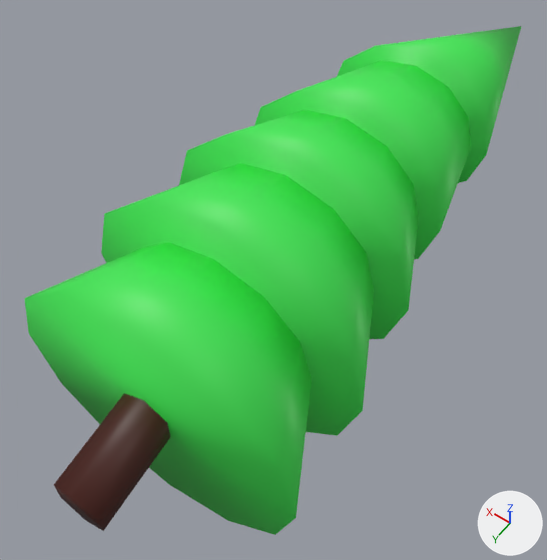
Before and after pictures for a commit that changed the FBX model Learn-DOTS-City-Builder/Assets/3DModels/Trees/Tree_02.fbx.
Both versions are drawn from a 50 mm camera at (-4.187, 0.074, -0.548) aimed at (-3.968, -0.232, -1.029). The axes (+X, +Y, +Z) are drawn at lower right. The lights are the same throughout. The older version comes first. Where no turn or scale is listed for an object, it has been applied to the vertices.

The first picture shows 'Tree_02'.
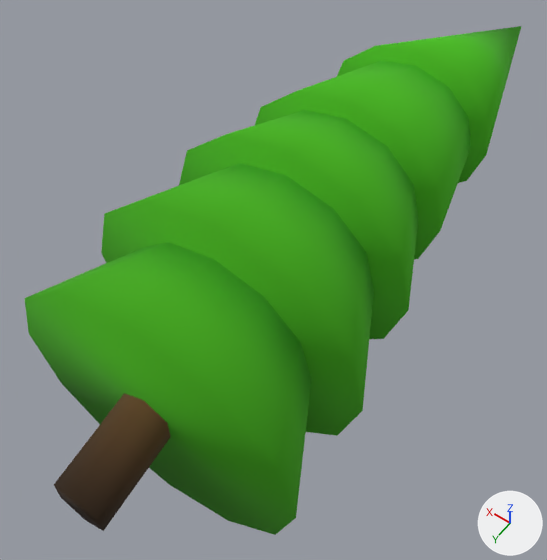
Patch to the scene script:
```diff
--- a/Learn-DOTS-City-Builder/Assets/3DModels/Trees/Tree_02.fbx.py
+++ b/Learn-DOTS-City-Builder/Assets/3DModels/Trees/Tree_02.fbx.py
@@ img_masterpalette_png @@
+img_masterpalette_png = load_image('MasterPalette.png', '../../Material/MasterPalette.png', 4096, 4096, 'sRGB')
@@ mat_m_mastershader @@
+mat_m_mastershader = principled_material('M_MasterShader')
+mat_m_mastershader.texture = img_masterpalette_png
+mat_m_mastershader.roughness = 1.0
@@ me_cylinder_002 @@
 me_cylinder_002.from_pydata(...)  # 121 vertices, 76 faces; spans x -0.099..0.142, y -0.576..0.0, z -0.109..0.112
 # used by ob_tree_02; location = (-4.0, 0.0, -1.0)
+# me_cylinder_002 part 1: all 7 faces that had it switch from mat_tronc (dark red #47160a) to mat_m_mastershader (picture img_masterpalette_png)
+# me_cylinder_002 part 2: all 69 faces that had it switch from mat_leaves (green #3ee753) to mat_m_mastershader (picture img_masterpalette_png)
+# me_cylinder_002 part 3: texture (UV) coordinates of 76 of 76 faces, centred in x -0.069..0.117, y -0.461..0.0, z -0.082..0.091, changed; they spanned u 0.0..1.0, v 0.01..1.0 and now span u 0.04..0.31, v 0.02..0.07
```

Changed parts and their boxes (x1, y1, x2, y2) in the pictures (547 x 560 px):
'Tree_02', recoloured, surface changed (darker)
    both: (25, 26, 521, 535)
part 1 of me_cylinder_002, recoloured
    both: (54, 393, 171, 527)
part 2 of me_cylinder_002, recoloured (darker)
    both: (25, 26, 521, 535)
part 3 of me_cylinder_002, surface changed (darker)
    both: (25, 26, 521, 535)
